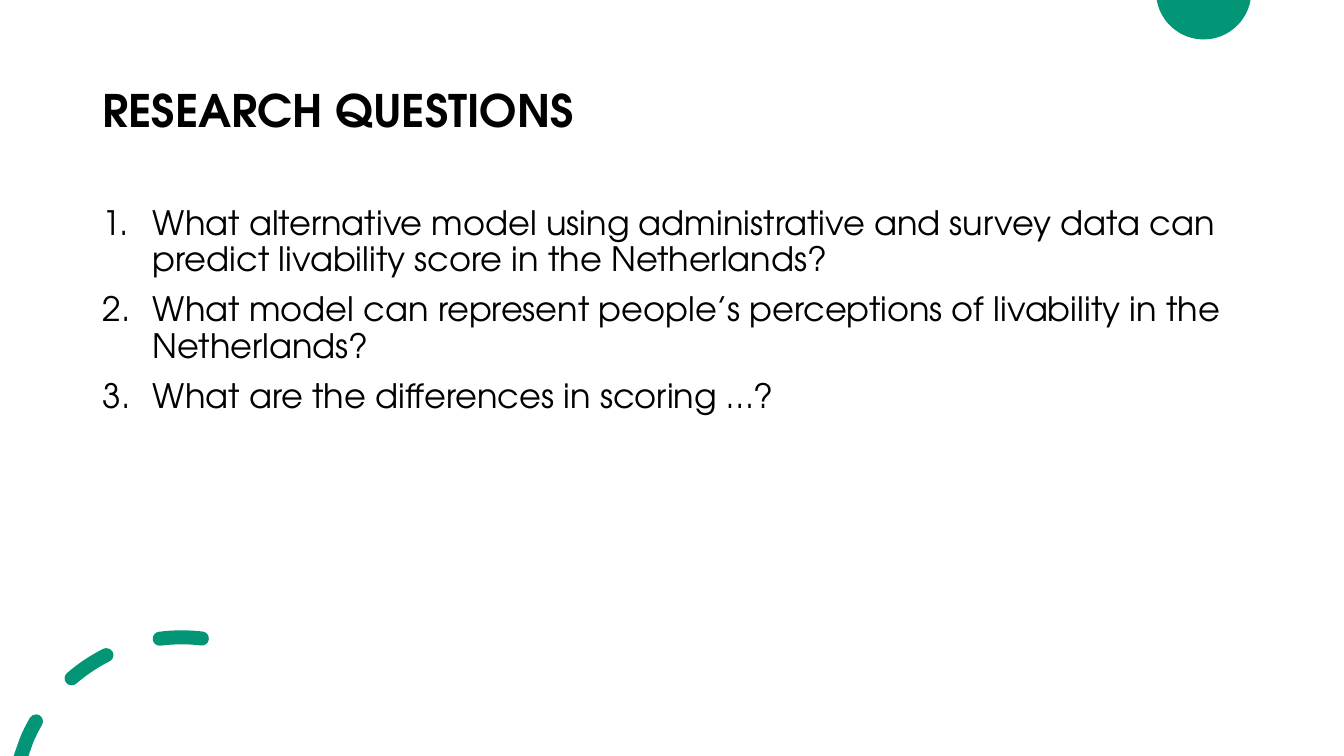
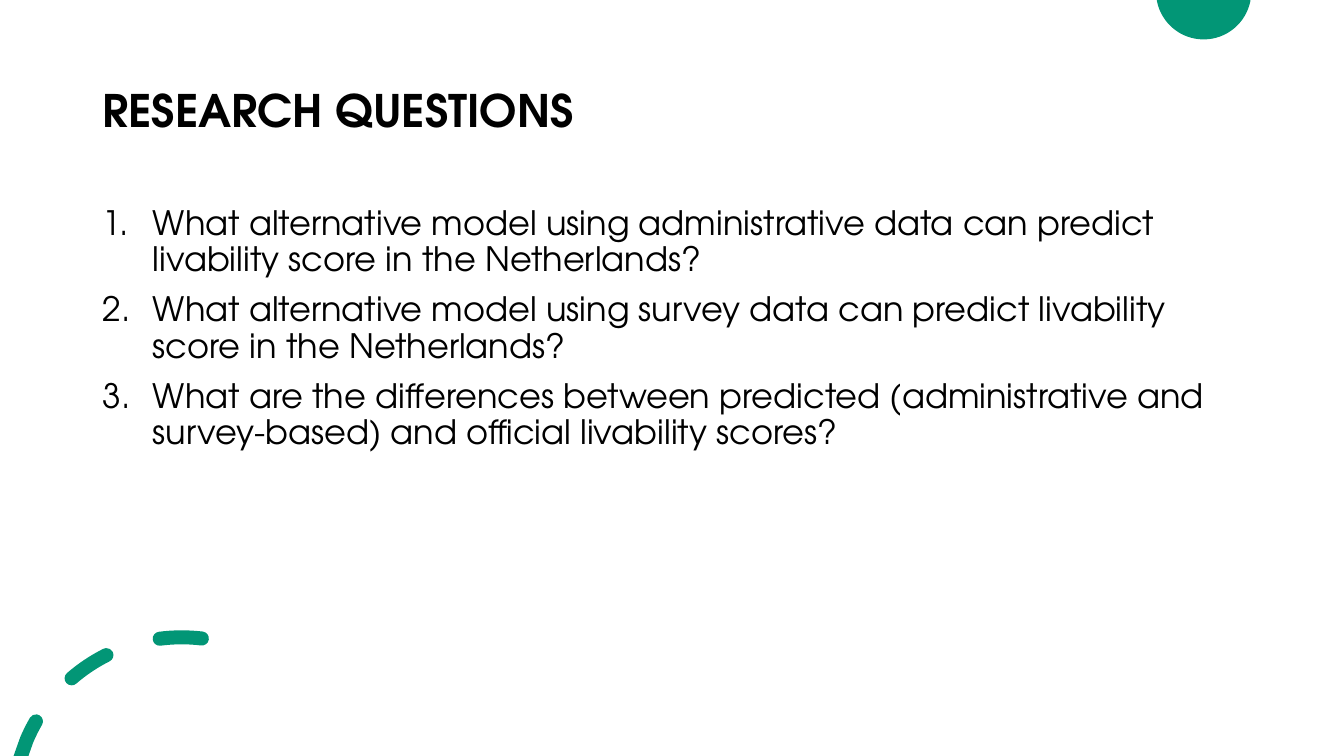
Before and after one commit to ilaluna/LIVING-SICSS, a slide deck: slide 6 of LIVING-SICCS.pptx (slide 3 before the commit). Drawn at 1344x756 pixels with LibreOffice and Linux fonts; fonts in the diff are those of the drawing. Boxes give left, top, right and bottom in pixels: in the first picture for what was removed or moved away, otherwise in the second. Text is boxed around its words. In the diff, an @@ line names an element or a change of style, - is before the commit and + after.

```diff
--- a/LIVING-SICCS.pptx
+++ b/LIVING-SICCS.pptx
@@ text at [153, 210, 1203, 452]: text changed @@
-1. What alternative model using administrative and survey data can predict livability score in the Netherlands?
-2. What model can represent people’s perceptions of livability in the Netherlands?
-3. What are the differences in scoring …?
+1. What alternative model using administrative data can predict livability score in the Netherlands?
+2. What alternative model using survey data can predict livability score in the Netherlands?
+3. What are the differences between predicted (administrative and survey-based) and official livability scores?
```
Also in this commit, not shown: 3 other slides changed, 10 slides added, 2 slides removed.
